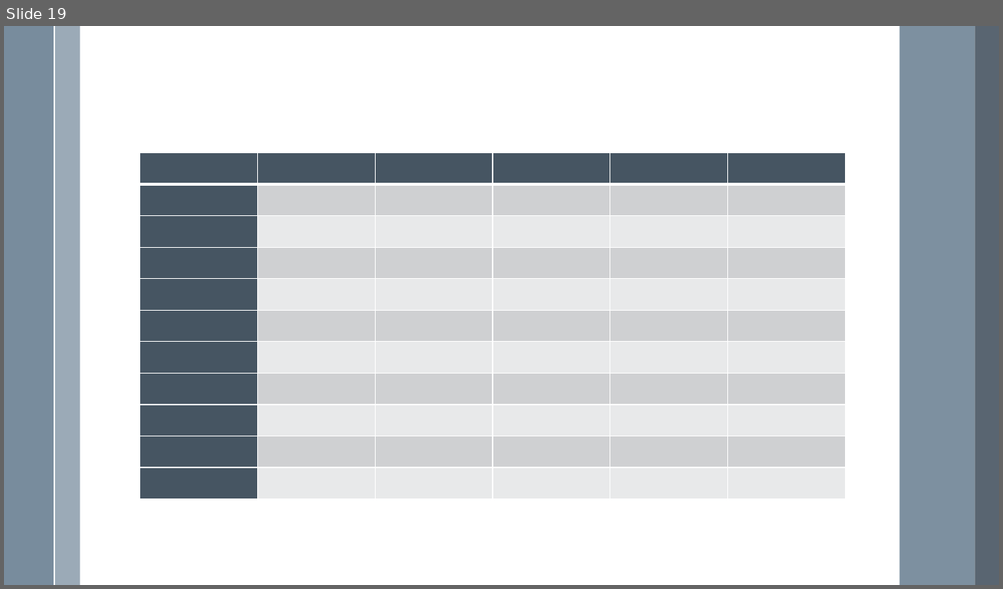
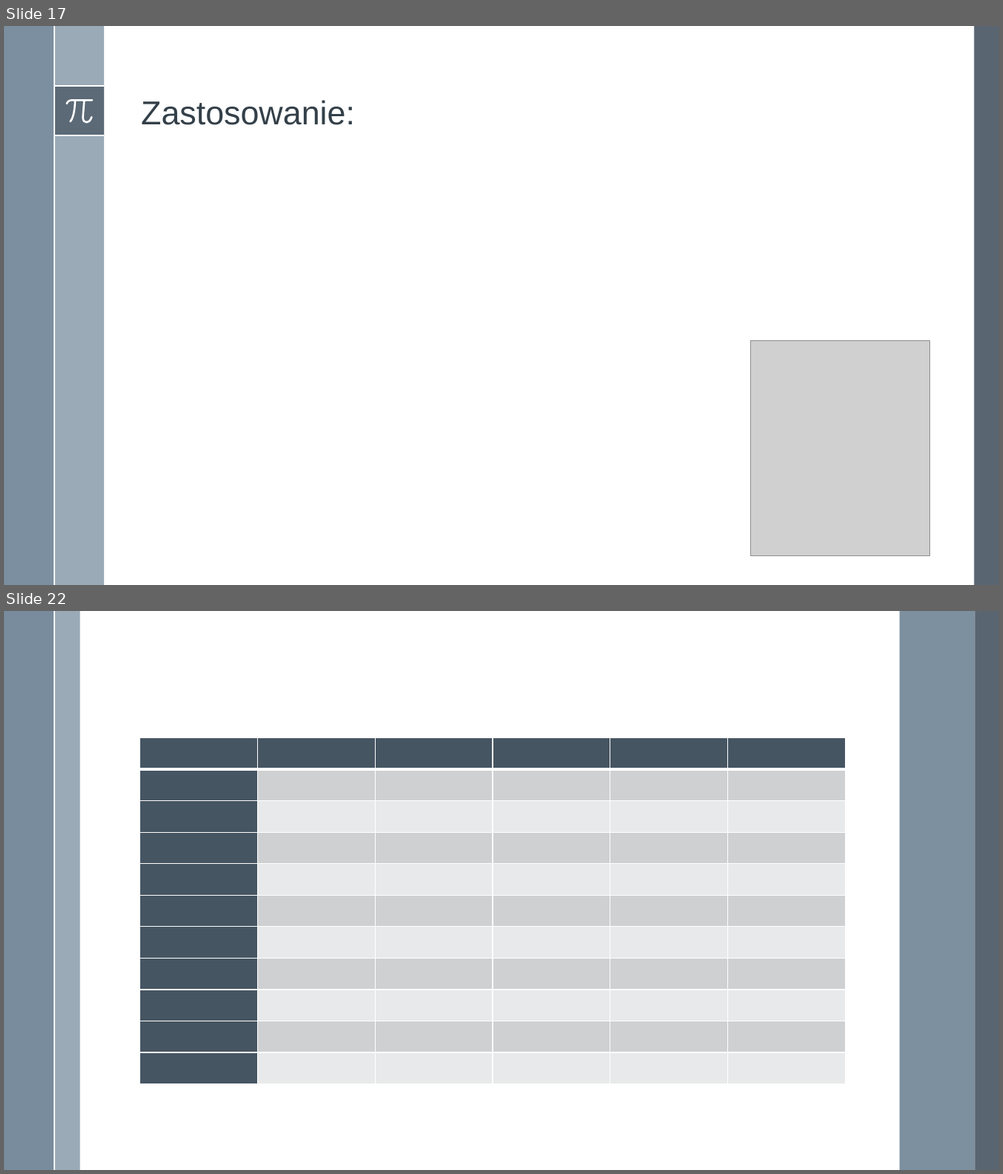
Before and after one commit to adamgracikowski/Numerical-Methods, a slide deck: Project2/Presentation/P2Z20_AGR.pptx. Shown one above the other, each under a label of ours: slide 19 before the commit, slides 17 and 22 after it; the slides between them are not shown. The pictures are 1003x589 and 1003x1174 pixels, drawn with LibreOffice and Linux fonts; fonts in the diff are those of the drawing; grey boxes stand for pictures. Boxes give left, top, right and bottom in pixels: in the first picture for what was removed or moved away, otherwise in the second. Text is boxed around its words. In the diff, an @@ line names an element or a change of style, - is before the commit and + after.

```diff
--- a/Project2/Presentation/P2Z20_AGR.pptx
+++ b/Project2/Presentation/P2Z20_AGR.pptx
@@ slide 17 added at [4, 26, 999, 585], background #FFFFFF; not listed: 1 template element that a slide beside it also shows @@
@@ rectangle added at [4, 26, 54, 585], fill #6A8093 at 88% opacity @@
@@ rectangle added at [54, 26, 104, 585], fill #9BAAB7 @@
@@ rectangle added at [974, 26, 999, 585], fill #475562 at 90% opacity @@
@@ rectangle added at [54, 87, 104, 136], fill #475562 at 75% opacity @@
@@ line added from (54, 87) to (104, 87), #FFFFFF 1.5 pt @@
@@ freeform shape added at [66, 99, 94, 123], fill #FFFFFF @@
@@ title added at [141, 100, 355, 125], 32 pt, text #35404A @@
+Zastosowanie:
@@ line added from (54, 136) to (104, 136), #FFFFFF 1.5 pt @@
@@ picture added at [750, 340, 929, 556] @@
@@ what was slide 19 is now slide 22 @@
```
Also in this commit, not shown: 17 slides changed, 2 other slides added.
